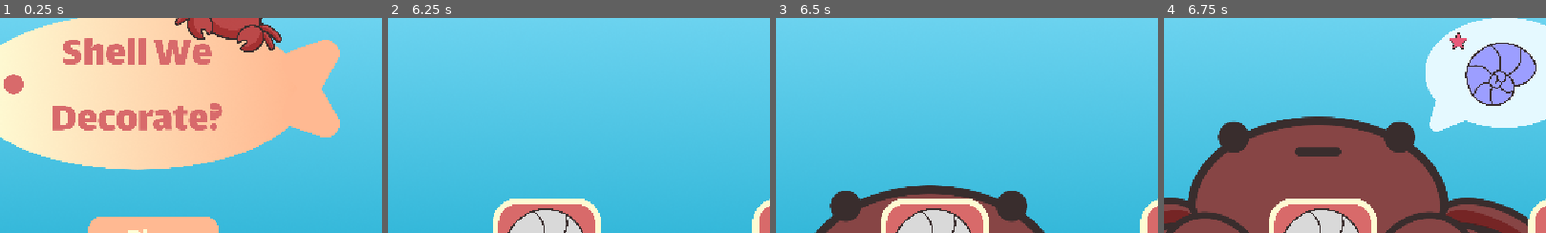
Above: before the commit, frames 1-4 (left to right).
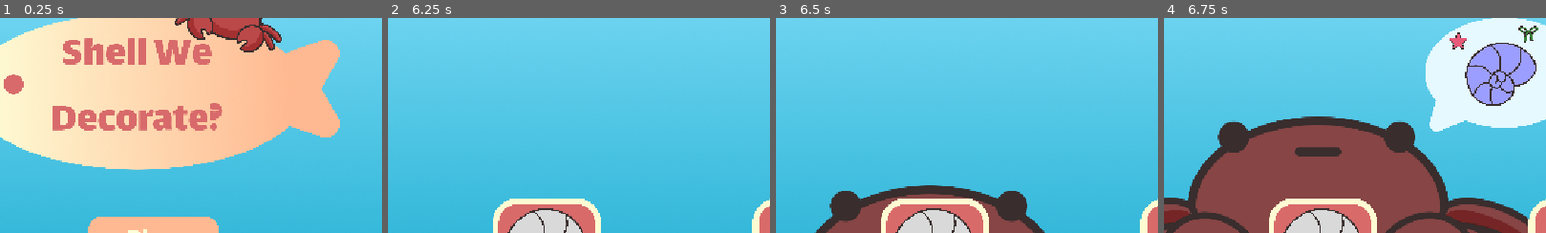
Above: after the commit, the same moments.

Repository: vishyyyyyyyyy/shell-we-decorate
Game: Godot game, scene res://scenes/menu.tscn
Same seed, same stepped clock (60 frames per second), same inputs: the game is played once before the commit and once after it.
Inputs (mouse positions are % of the whole screen's width and height, from its top left):
- Up to frame 1 (0.25 s): no input
- Up to frame 2 (6.25 s): tap Enter at 0.5, 2, 3.5 s; move the mouse to (49, 86) at 0.52 s; hold Right 0.53-1.28 s; tap Alt every 1.5 s from 0.6 to 5.1 s; click (49, 86) at 0.67 s; tap Space at 1.25, 2.75 s; move the mouse to (18, 88) at 1.27 s; hold Down 1.28-2.03 s; tap Shift every 1.5 s from 1.35 to 5.85 s; click (18, 88) at 1.42 s; move the mouse to (85, 9) at 2.02 s; hold Right 2.03-2.78 s; click (85, 9) at 2.17 s; move the mouse to (95, 9) at 2.77 s; hold Up 2.78-3.53 s; click (95, 9) at 2.92 s; move the mouse to (48, 80) at 3.52 s; hold Left 3.53-5.03 s; click (48, 80) at 3.67 s; move the mouse to (20, 35) at 4.27 s; click (20, 35) at 4.42 s; move the mouse to (55, 50) at 5.02 s; hold Down 5.03-5.78 s; click (55, 50) at 5.17 s; move the mouse to (35, 25) at 5.77 s; hold Right from 5.78 s (still down); click (35, 25) at 5.92 s
- Up to frame 3 (6.5 s): keep holding Right
- Up to frame 4 (6.75 s): move the mouse to (72, 45) at 6.52 s; release Right at 6.53 s; hold Up from 6.53 s (still down); tap Alt at 6.6 s; click (72, 45) at 6.67 s
The pictures show only the part of the screen within x 29-79%, y 35-85%; the shares and areas given below are measured in that part.

Frames 1-3 are identical in both runs. In frame 4, 0.2% of the frame differs, in the area x 92-98%, y 3-12%.

Commit message:
fix: hide orderrequest bow + disable customize panel after crab leaves

Diff:
--- a/new-game-project/scenes/game.tscn
+++ b/new-game-project/scenes/game.tscn
@@ -1471,7 +1471,8 @@
 
 [node name="CollisionShape2D" type="CollisionShape2D" parent="stand/customizepanel"]
 z_index = 1
-position = Vector2(32.0304, 41.1812)
+position = Vector2(32.0304, 41.1807)
+scale = Vector2(1, 1)
 shape = SubResource("RectangleShape2D_gxtfn")
 disabled = true
 
--- a/new-game-project/scripts/game.gd
+++ b/new-game-project/scripts/game.gd
@@ -14,7 +14,7 @@
 
 var selected_stars := 0
 var selected_barnacle := 0
-var selected_bow := false
+var selected_bow := 0
 
 @onready var timerlabel = $timerlabel
 
@@ -40,7 +40,7 @@
 	"shape": "",
 	"color": "",
 	"stars": -1,
-	"bow": false,
+	"bow": -1,
 	"barnacle": -1
 }
 
@@ -104,7 +104,6 @@
 
 
 func on_crab_finished():
-	hide_order_request()
 	current_order["shape"] = ""
 	current_order["color"] = "none"
 
@@ -113,8 +112,9 @@
 	selected_barnacle = 0
 	selected_bow = 0
 	selected_stars = 0
-	#stars = 0
-	#barnacle = 0
+	stars = 0
+	barnacle = 0
+	bow= 0
 	hide_customize_colors()
 	hide_customize_extras()
 	for item in purple_shells:
@@ -129,7 +129,6 @@
 	$Crab/Star3.visible=false
 	$Crab/Star4.visible=false
 	$Crab/Star5.visible=false
-	reset_ui()
 	crab_present = false
 	order_completed = true
 
@@ -224,7 +223,6 @@
 
 
 func respawn_crab():
-	hide_order_request()
 	crab_present = false
 	order_completed = true
 
@@ -244,13 +242,12 @@
 	selected_color = "none" #reset the collors
 	selected_stars = 0
 	selected_barnacle = 0
-	selected_bow = false
+	selected_bow = 0
 	$AnimationPlayer.play("crabenter")
 	print("SPAWNING CRAB")
 	if crab_textures.is_empty():
 		push_error("No crab textures assigned!")
 		return
-
 	crab_present = true
 	order_completed = false
 	$Crab/Crab.visible = true
@@ -262,9 +259,7 @@
 
 func crab_order():
 	hide_order_request()
-	$stand/customizepanel/CollisionShape2D2.disabled=false
-	$stand/customizepanel/CollisionShape2D.disabled=false
-	$stand/customizepanel/CollisionShape2D3.disabled=false
+	reset_ui()
 
 	$Crab/shell1.position = Vector2(543.0,341)
 	$Crab/shell2.position = Vector2(551, 345)
@@ -278,7 +273,7 @@
 	current_order["barnacle"] = build_barnacles_pool().pick_random()
 	barnacle = current_order["barnacle"]
 	current_order["bow"] = build_bow_pool().pick_random()
-	bow = int(current_order["bow"] == "bow")
+	bow = current_order["bow"]
 
 	#total extras add
 	total_extras = stars + barnacle + bow
@@ -405,10 +400,16 @@
 	else:
 		pass
 
-	if current_order["bow"] == "bow":
+	if bow == 1:
 		$orderrequest/Ribbon.visible=true
+	else:
+		pass
 
 	print("New order:", current_order)
+	if crab_present:
+		$stand/customizepanel/CollisionShape2D2.disabled=false
+		$stand/customizepanel/CollisionShape2D.disabled=false
+		$stand/customizepanel/CollisionShape2D3.disabled=false
 
 func build_color_pool() -> Array:
 	var pool := ["none", "none"]
@@ -441,15 +442,14 @@
 	return pool
 
 func build_bow_pool() -> Array:
-	var pool := ["none", "none"]
+	var pool := [1,1,0 ]
 
 	if Global.upgrades["bow"]:
-		pool.append("bow")
+		pool.append(1)
 	return pool
 
 
 func _on_shell_selected(shell_id):
-
 	$stand/customizepanel/CollisionShape2D.disabled = true
 	$stand/customizepanel/CollisionShape2D2.disabled = true
 	$stand/customizepanel/CollisionShape2D3.disabled = true
@@ -461,7 +461,7 @@
 
 	var colors = $stand/customizepanel.get_unlocked_colors()
 
-	if current_order["color"] == "none" and current_order["bow"] =="none" and stars == 0 and barnacle ==0:
+	if current_order["color"] == "none" and bow == 0 and stars == 0 and barnacle ==0:
 		check_order()
 	else:
 		#enable colors
@@ -505,7 +505,7 @@
 	selected_color = color
 	apply_color()
 	$stand/customizepanel.selecting_color = false
-	if current_order["bow"] =="none" and stars == 0 and barnacle ==0:
+	if current_order["bow"] == 0 and stars == 0 and barnacle ==0:
 		check_order()
 	else:
 		selecting_extras = true
@@ -670,6 +670,9 @@
 	$stand/customizepanel/CollisionShape2D2.disabled=true
 	$stand/customizepanel/CollisionShape2D.disabled=true
 	$stand/customizepanel/CollisionShape2D3.disabled=true
+	$stand/customizepanel/purplecoll.disabled=true
+	$stand/customizepanel/yellowcoll.disabled=true
+	$stand/customizepanel/pinkcoll.disabled=true
 	$stand/customizepanel/barnaclecoll.disabled=true
 	$stand/customizepanel/starcoll.disabled=true
 	$stand/customizepanel/bowcoll.disabled=true
@@ -681,7 +684,7 @@
 
 	var stars_match = (stars == selected_stars)
 	var barnacle_match = (barnacle == selected_barnacle)
-	var bow_match = (current_order["bow"] == "none" and not selected_bow) or (current_order["bow"] == "bow" and selected_bow)
+	var bow_match = (bow == selected_bow)
 
 	if selected_shell_shape == order_shape and color_match and stars_match and barnacle_match and bow_match:
 		print("happy")
@@ -707,21 +710,20 @@
 		selected_barnacle = 0
 		selected_bow = 0
 		selected_stars = 0
-		hide_order_request()
+		stars = 0
+		bow = 0
+		barnacle = 0
 		await get_tree().create_timer(2).timeout
 		hide_customize_colors()
 		hide_customize_extras()
 		$orderrequest/pearls.visible=false
 		$orderrequest/Pearl.visible=false
 		$orderrequest/orderbubble.visible=false
-		stars = 0
-		bow = 0
-		barnacle = 0
 		Global.daily_shells +=1
 		$AnimationPlayer.play("crableave")
 		play_leave_extra_anim()
-		hide_order_request()
 		await $AnimationPlayer.animation_finished
+		await $AnimationPlayer2.animation_finished
 		on_crab_finished()
 
 
@@ -745,6 +747,9 @@
 		hide_all_crab_upgrades()
 		face.visible = false
 		$orderrequest/orderbubble.visible = true
+		$stand/customizepanel/CollisionShape2D2.disabled = false
+		$stand/customizepanel/CollisionShape2D.disabled = false
+		$stand/customizepanel/CollisionShape2D3.disabled = false
 
 	if current_order["shape"] == "shell1" :
 			$orderrequest/ordershell1.visible=true
@@ -791,12 +796,11 @@
 	else:
 		pass
 
-	if current_order["bow"] == "bow":
+	if bow == 1:
 		$orderrequest/Ribbon.visible=true
-
-	$stand/customizepanel/CollisionShape2D2.disabled = false
-	$stand/customizepanel/CollisionShape2D.disabled = false
-	$stand/customizepanel/CollisionShape2D3.disabled = false
+	else:
+		pass
+
 
 
 func hide_order_request():
